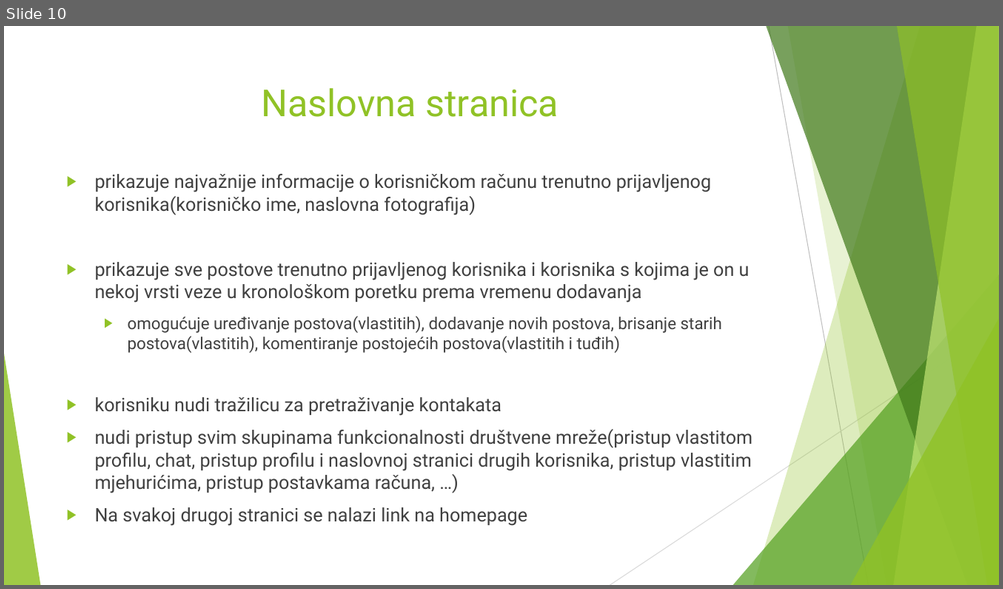
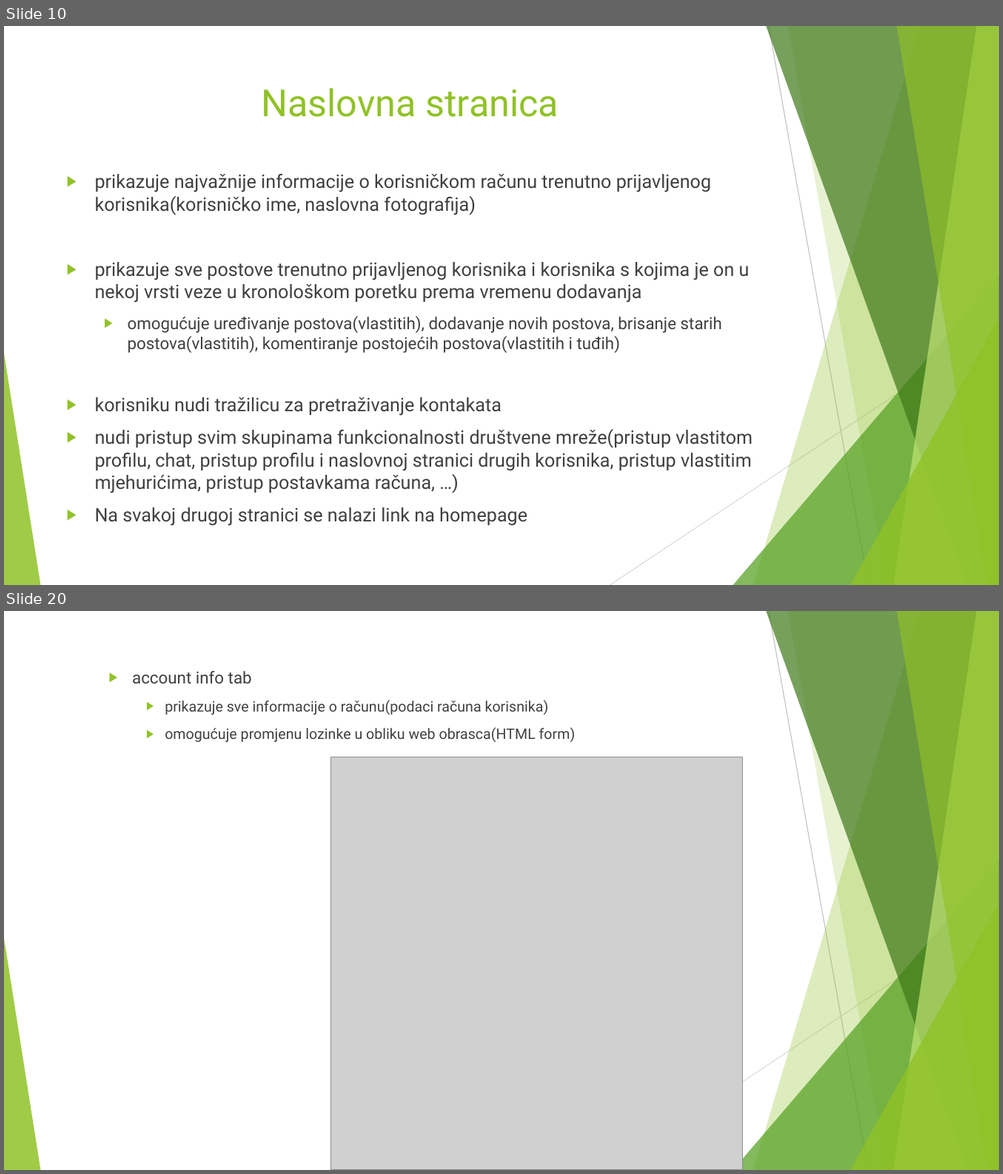
Before and after one commit to kof3r/drustvena_mreza, a slide deck: resursi/management/Bubbles.pptx. Shown one above the other, each under a label of ours: slide 10 before the commit, slides 10 and 20 after it; the slides between them are not shown. The pictures are 1003x589 and 1003x1174 pixels, drawn with LibreOffice and Linux fonts; fonts in the diff are those of the drawing; grey boxes stand for pictures. Boxes give left, top, right and bottom in pixels: in the first picture for what was removed or moved away, otherwise in the second. Text is boxed around its words. In the diff, an @@ line names an element or a change of style, - is before the commit and + after.

```diff
--- a/resursi/management/Bubbles.pptx
+++ b/resursi/management/Bubbles.pptx
@@ slide 20 added at [4, 611, 999, 1170], background #FFFFFF; not listed: 10 template elements that a slide beside it also shows @@
@@ text added at [132, 671, 575, 743], 14 pt, text #404040 @@
+  ▶ account info tab
+    ▶ prikazuje sve informacije o računu(podaci računa korisnika)
+    ▶ omogućuje promjenu lozinke u obliku web obrasca(HTML form)
@@ picture added at [331, 758, 743, 1170] @@
```
Also in this commit, not shown: 4 slides changed, 9 other slides added, 1 slide removed, 26 other files.
